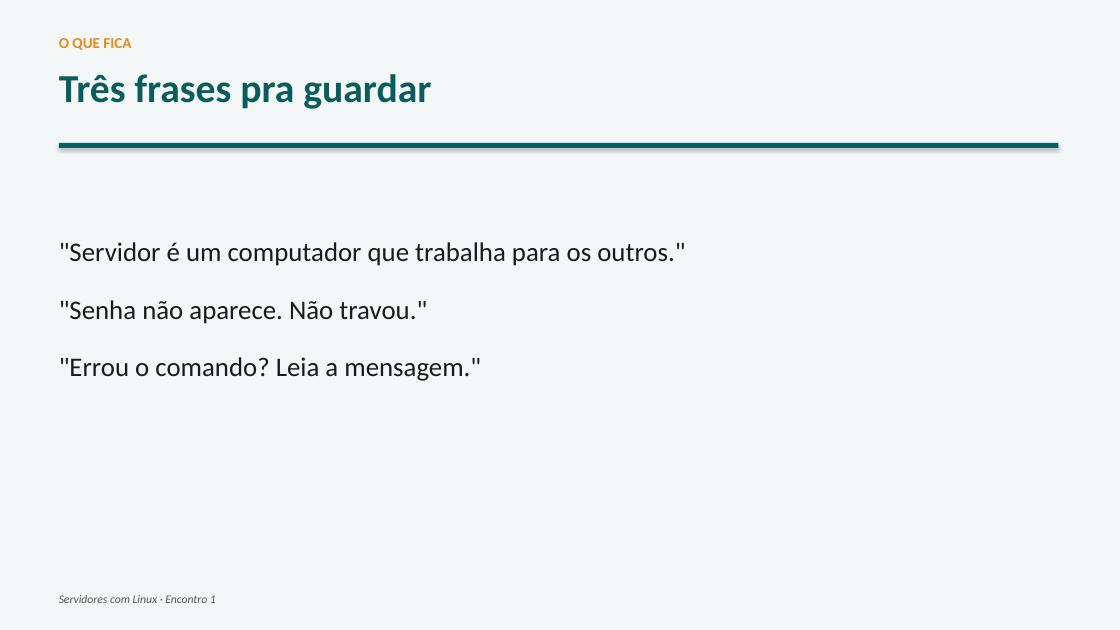
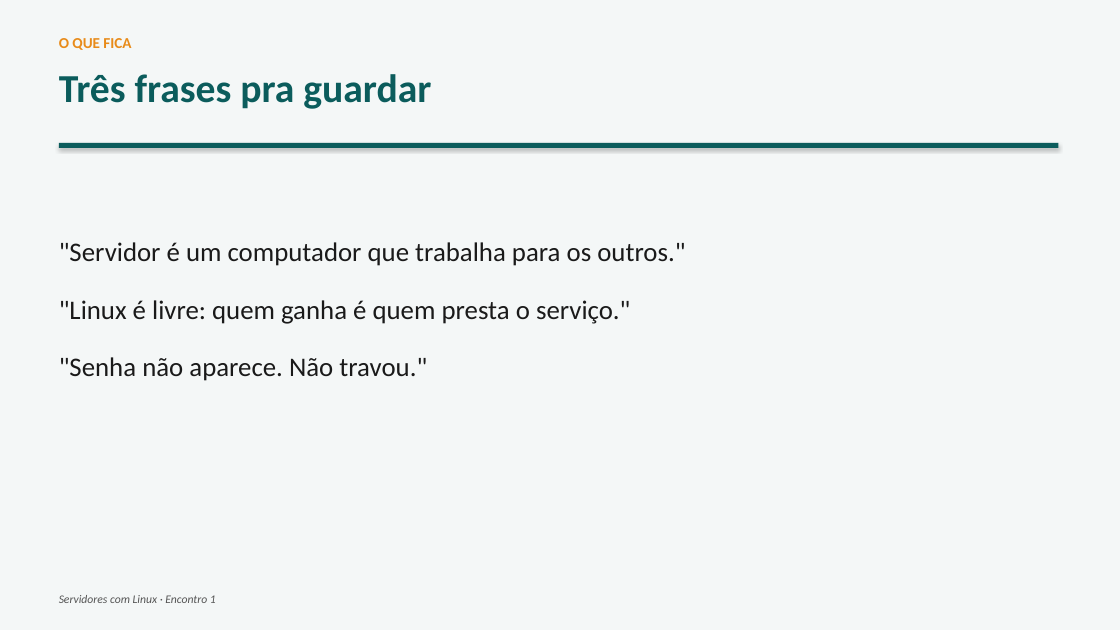
Before and after one commit to joninedel-prog/gerador_contratos, a slide deck: slide 36 of Aula - Servidores 1 - Instalando o Ubuntu e o primeiro site.pptx (slide 24 before the commit). Drawn at 1120x630 pixels with LibreOffice and Linux fonts; fonts in the diff are those of the drawing. Boxes give left, top, right and bottom in pixels: in the first picture for what was removed or moved away, otherwise in the second. Text is boxed around its words. In the diff, an @@ line names an element or a change of style, - is before the commit and + after.

```diff
--- a/Aula - Servidores 1 - Instalando o Ubuntu e o primeiro site.pptx
+++ b/Aula - Servidores 1 - Instalando o Ubuntu e o primeiro site.pptx
@@ text at [59,300,630,324]: paragraph added @@
+"Linux é livre: quem ganha é quem presta o serviço."
@@ text at [59,357,481,381]: paragraph removed @@
-"Errou o comando? Leia a mensagem."
```
Also in this commit, not shown: 14 other slides changed, 13 slides added, 1 slide removed, 4 other files.
